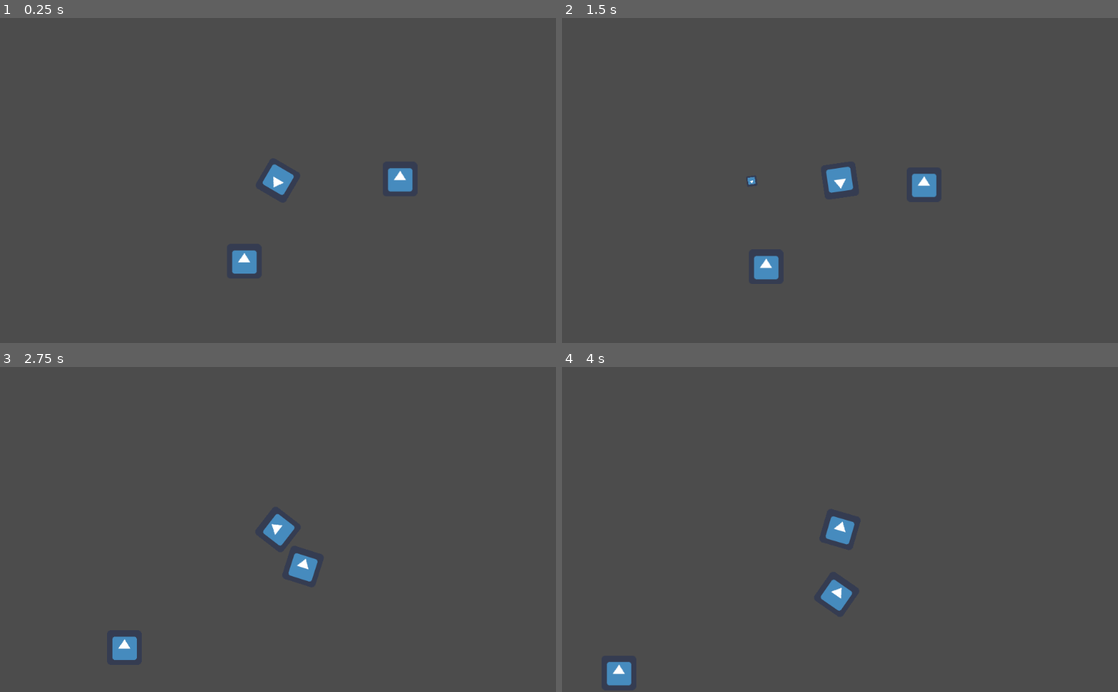
Above: before the commit, frames 1-4 (two rows, left to right).
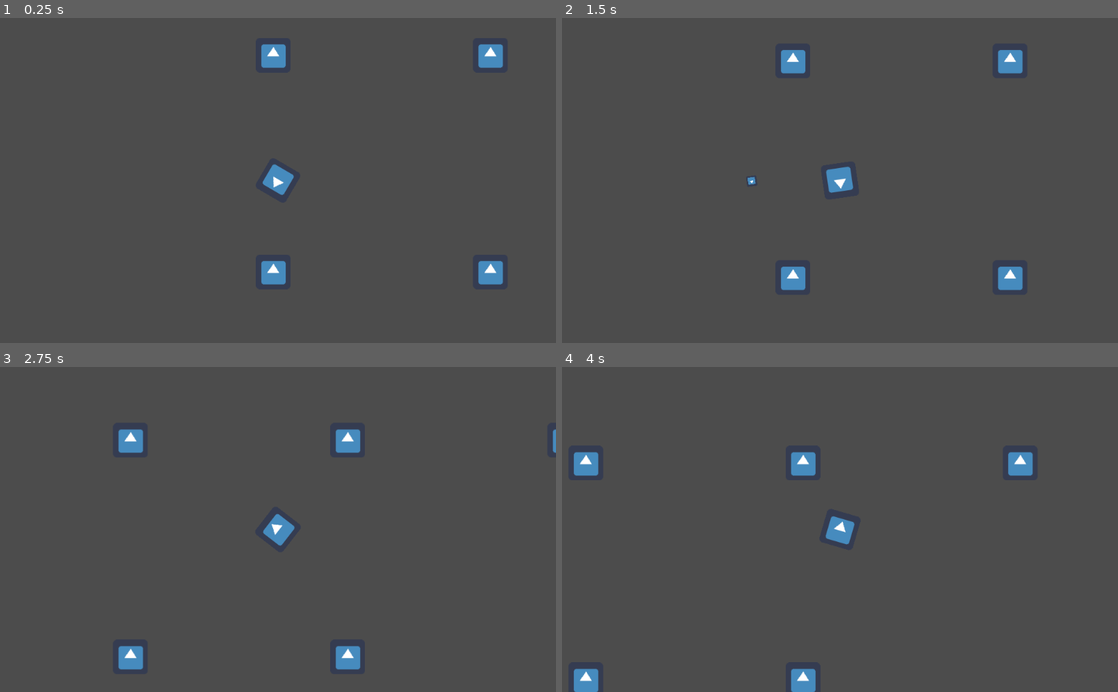
Above: after the commit, the same moments.

Repository: kpfries/moonshot2020
Game: Godot game, scene res://Scenes/Sample_Scene.tscn
Same seed, same stepped clock (60 frames per second), same inputs: the game is played once before the commit and once after it. The project has no main scene, so this scene is started directly. The engine's default icon, where the game draws it, is replaced by a stand-in: a white triangle on a blue panel in a dark square.
Inputs (mouse positions are in pixels of both pictures, inside the frame that each line leads up to):
- Up to frame 1 (0.25 s): no input
- Up to frame 2 (1.5 s): tap Enter at 0.5 s; move the mouse to (962, 164) at 0.52 s; hold Up (ui_up) 0.53-1.28 s; right-click (962, 164) at 0.6 s; move the mouse to (728, 196) at 1.27 s; click (728, 196) at 1.35 s
- Up to frame 3 (2.75 s): move the mouse to (333, 458) at 2.02 s; hold Up (ui_up) from 2.03 s (still down); right-click (333, 458) at 2.1 s
- Up to frame 4 (4 s): move the mouse to (812, 594) at 2.77 s; click (812, 594) at 2.85 s; move the mouse to (1006, 578) at 3.52 s; release Up (ui_up) at 3.53 s; right-click (1006, 578) at 3.6 s

The runs differ from the first frame. In frame 1, 1.9% of the frame differs, in the area x 41-91%, y 8-83%; in frame 2, 1.9%; in frame 3, 1.8%; in frame 4, 2.3%, in the area x 2-85%, y 26-100%.

Commit message:
Basic random asteroid distribution in scene
simple random number generator used for regular distribution of rigid and static body asteroids throughout the level

Diff:
--- /dev/null
+++ b/Scenes/Actors/Enemy.tscn
@@ -0,0 +1,18 @@
+[gd_scene load_steps=3 format=2]
+
+[ext_resource path="res://icon.png" type="Texture" id=1]
+
+[sub_resource type="CircleShape2D" id=1]
+radius = 35.1702
+
+[node name="Enemy" type="RigidBody2D"]
+
+[node name="CollisionShape2D" type="CollisionShape2D" parent="."]
+shape = SubResource( 1 )
+
+[node name="EnemyController" type="Node2D" parent="."]
+
+[node name="Sprite" type="Sprite" parent="EnemyController"]
+texture = ExtResource( 1 )
+
+[node name="Gun" type="Node2D" parent="EnemyController"]
--- /dev/null
+++ b/Scenes/Actors/Enemy_rb.tscn
@@ -0,0 +1,21 @@
+[gd_scene load_steps=4 format=2]
+
+[ext_resource path="res://Scripts/Enemy.gd" type="Script" id=1]
+[ext_resource path="res://icon.png" type="Texture" id=2]
+
+[sub_resource type="CircleShape2D" id=1]
+radius = 35.1702
+
+[node name="Enemy_rb" type="RigidBody2D"]
+position = Vector2( 0.396851, 0 )
+script = ExtResource( 1 )
+
+[node name="CollisionShape2D" type="CollisionShape2D" parent="."]
+shape = SubResource( 1 )
+
+[node name="EnemyController" type="Node2D" parent="."]
+
+[node name="Sprite" type="Sprite" parent="EnemyController"]
+texture = ExtResource( 2 )
+
+[node name="Gun" type="Node2D" parent="EnemyController"]
--- a/Scenes/Actors/Player.tscn
+++ b/Scenes/Actors/Player.tscn
@@ -17,13 +17,19 @@
 [node name="CollisionShape2D" type="CollisionShape2D" parent="."]
 shape = SubResource( 1 )
 
-[node name="Sprite" type="Sprite" parent="."]
-texture = ExtResource( 1 )
+[node name="PlayerControl" type="Node2D" parent="."]
 
-[node name="Gun" type="Node2D" parent="Sprite"]
-position = Vector2( 44.4974, 22.5136 )
-
-[node name="RayCast2D" type="RayCast2D" parent="Sprite"]
+[node name="RayCast2D" type="RayCast2D" parent="PlayerControl"]
 position = Vector2( 36.929, 0 )
 enabled = true
 cast_to = Vector2( 200, 0 )
+
+[node name="Gun" type="Node2D" parent="PlayerControl"]
+position = Vector2( 44.4974, 22.5136 )
+
+[node name="FireRate" type="Timer" parent="PlayerControl/Gun"]
+
+[node name="ReloadTimer" type="Timer" parent="PlayerControl/Gun"]
+
+[node name="Sprite" type="Sprite" parent="PlayerControl"]
+texture = ExtResource( 1 )
--- a/Scenes/Sample_Scene.tscn
+++ b/Scenes/Sample_Scene.tscn
@@ -1,10 +1,10 @@
-[gd_scene load_steps=4 format=2]
+[gd_scene load_steps=3 format=2]
 
 [ext_resource path="res://Scenes/Actors/Player.tscn" type="PackedScene" id=1]
-[ext_resource path="res://Scenes/Scenery/Asteroid.tscn" type="PackedScene" id=2]
-[ext_resource path="res://Scenes/Scenery/Asteroid_rb.tscn" type="PackedScene" id=3]
+[ext_resource path="res://Scripts/procedural_pop.gd" type="Script" id=4]
 
 [node name="Sample_Scene" type="Node2D"]
+script = ExtResource( 4 )
 
 [node name="Rigid Tether" type="PinJoint2D" parent="."]
 position = Vector2( 533.367, 232.554 )
@@ -26,9 +26,3 @@
 linear_velocity = Vector2( 0, 0 )
 thrust = 200
 tether = NodePath("../Rigid Tether")
-
-[node name="Asteroid" parent="." instance=ExtResource( 2 )]
-position = Vector2( 346.444, 380.347 )
-
-[node name="Asteroid_rb" parent="." instance=ExtResource( 3 )]
-position = Vector2( 633.373, 228.586 )
--- /dev/null
+++ b/Scripts/Enemy.gd
@@ -0,0 +1,16 @@
+extends RigidBody2D
+
+
+# Declare member variables here. Examples:
+# var a = 2
+# var b = "text"
+
+
+# Called when the node enters the scene tree for the first time.
+func _ready():
+	pass # Replace with function body.
+
+
+# Called every frame. 'delta' is the elapsed time since the previous frame.
+#func _process(delta):
+#	pass
--- a/Scripts/Player.gd
+++ b/Scripts/Player.gd
@@ -2,13 +2,13 @@
 
 
 export var thrust = 50
-onready var sprite = $Sprite
+onready var control = $PlayerControl
 export var tether: NodePath = ""
 var bullet_scn := preload("res://Scenes/Projectiles/Bullet.tscn")
 
-onready var ray = $Sprite/RayCast2D
+onready var ray = $PlayerControl/RayCast2D
 onready var grapple = get_node(tether)
-onready var gun = $Sprite/Gun
+onready var gun = $PlayerControl/Gun
 
 # Called when the node enters the scene tree for the first time.
 func _ready():
@@ -18,7 +18,8 @@
 # Called every frame. 'delta' is the elapsed time since the previous frame.
 func _process(delta):
 	var cursor_pos = get_global_mouse_position()
-	sprite.look_at(cursor_pos)
+
+	control.look_at(cursor_pos)
 
 	#Input Handling
 	if Input.is_action_pressed('ui_up'):
--- /dev/null
+++ b/Scripts/procedural_pop.gd
@@ -0,0 +1,26 @@
+extends Node2D
+
+onready var rng = RandomNumberGenerator.new()
+onready var asteroid_scn := preload("res://Scenes/Scenery/Asteroid.tscn")
+onready var asteroid_rb_scn := preload("res://Scenes/Scenery/Asteroid_rb.tscn")
+
+
+# Called when the node enters the scene tree for the first time.
+func _ready():
+	for y in range(14):
+		for x in range(14):
+			var rand = rng.randi_range(1, 10)
+			if rand < 3:
+				var asteroid_rb = asteroid_rb_scn.instance()
+				get_tree().current_scene.add_child(asteroid_rb)
+				asteroid_rb.global_position.y = (y-7) * 400
+				asteroid_rb.global_position.x = (x-7) * 400
+			if rand > 7:
+				var asteroid = asteroid_scn.instance()
+				get_tree().current_scene.add_child(asteroid)
+				asteroid.global_position.y = (y-7) * 400
+				asteroid.global_position.x = (x-7) * 400
+
+
+#func _process(delta):
+#	pass
